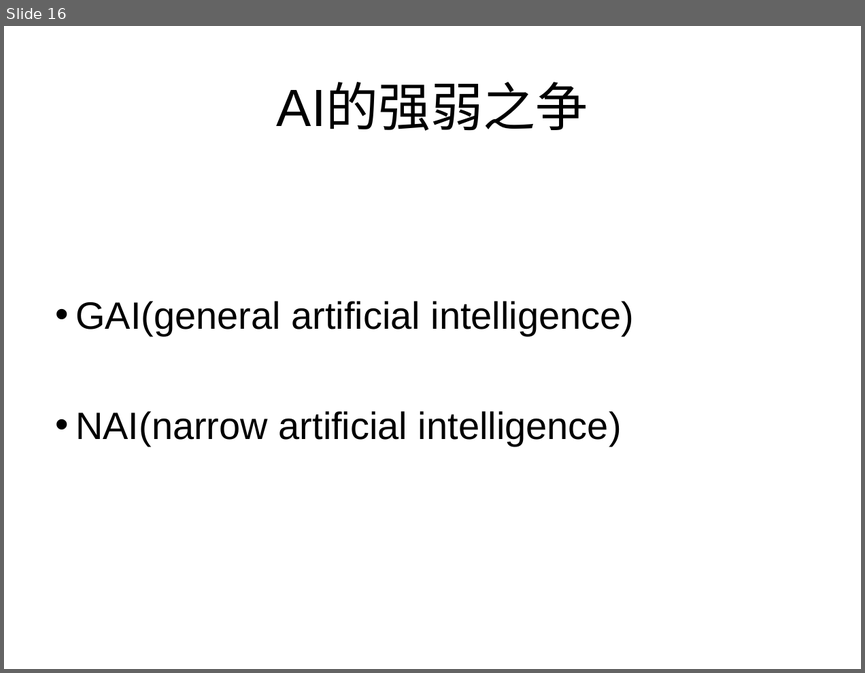
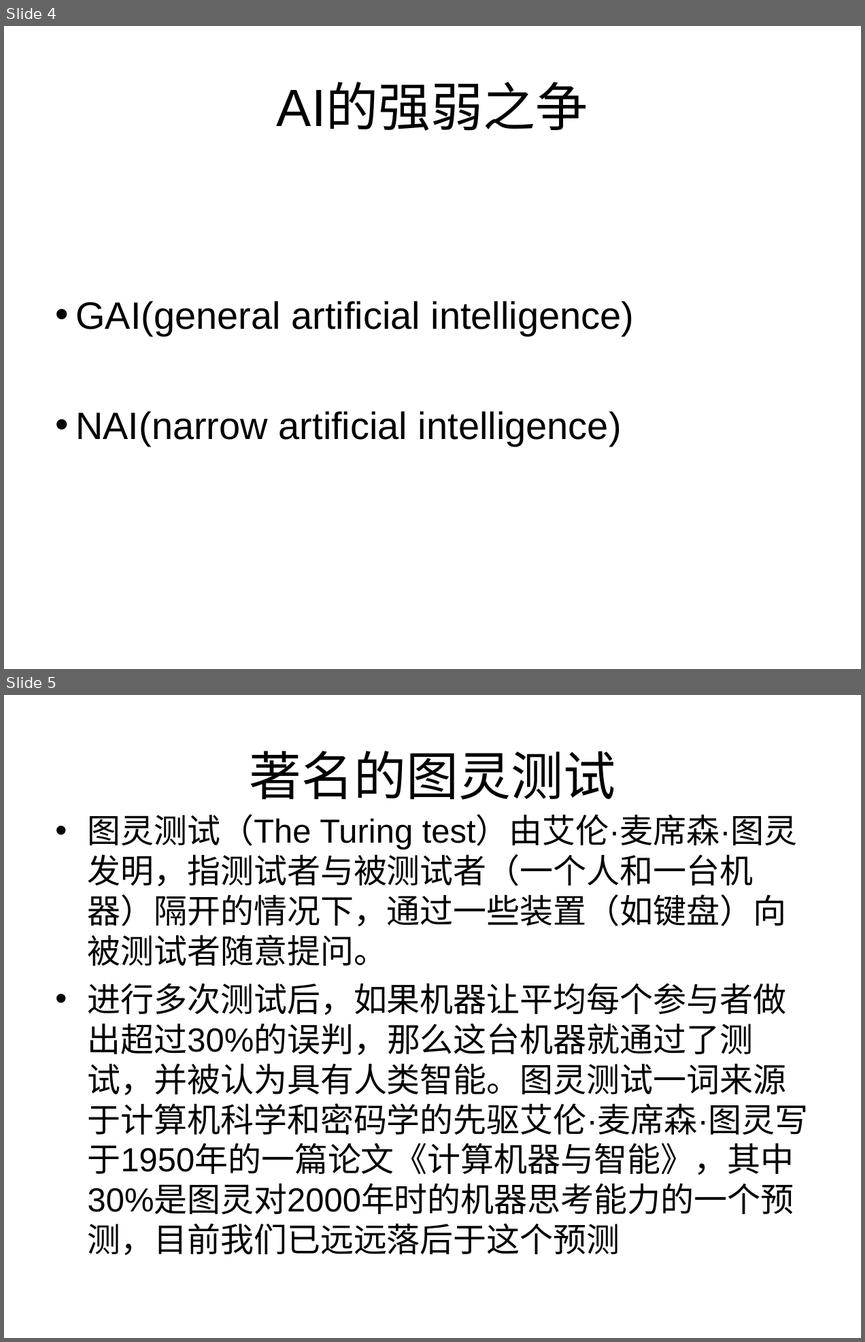
Before and after one commit to zhijie-ai/RL, a slide deck: rl-rec-practice/topk/code/AI的过去现在及未来.ppt. Shown one above the other, each under a label of ours: slide 16 before the commit, slides 4 and 5 after it. The pictures are 865x673 and 865x1342 pixels, drawn with LibreOffice and Linux fonts; fonts in the diff are those of the drawing. Boxes give left, top, right and bottom in pixels: in the first picture for what was removed or moved away, otherwise in the second. Text is boxed around its words. In the diff, an @@ line names an element or a change of style, - is before the commit and + after.

```diff
--- a/rl-rec-practice/topk/code/AI的过去现在及未来.ppt
+++ b/rl-rec-practice/topk/code/AI的过去现在及未来.ppt
@@ slide 5 added at (4,695,861,1338), background #FFFFFF @@
@@ title added at (249,751,615,800), 44 pt, text #000000 @@
+著名的图灵测试
@@ text added at (88,814,808,1255), 28 pt, text #000000 @@
+• 图灵测试（The Turing test）由艾伦·麦席森·图灵发明，指测试者与被测试者（一个人和一台机器）隔开的情况下，通过一些装置（如键盘）向被测试者随意提问。
+• 进行多次测试后，如果机器让平均每个参与者做出超过30%的误判，那么这台机器就通过了测试，并被认为具有人类智能。图灵测试一词来源于计算机科学和密码学的先驱艾伦·麦席森·图灵写于1950年的一篇论文《计算机器与智能》，其中30%是图灵对2000年时的机器思考能力的一个预测，目前我们已远远落后于这个预测
@@ what was slide 16 is now slide 4 @@
```
Also in this commit, not shown: 8 slides changed, 18 other slides added, 1 slide removed, 8 other files.
